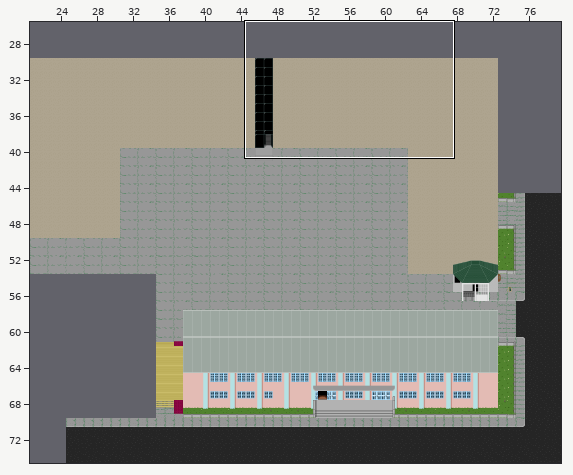
Level history. Tiled map (JSON): zw-map/maps/outside.json. Above, an overview of the earlier version with the close-up marked.
Close-up. The starting point:
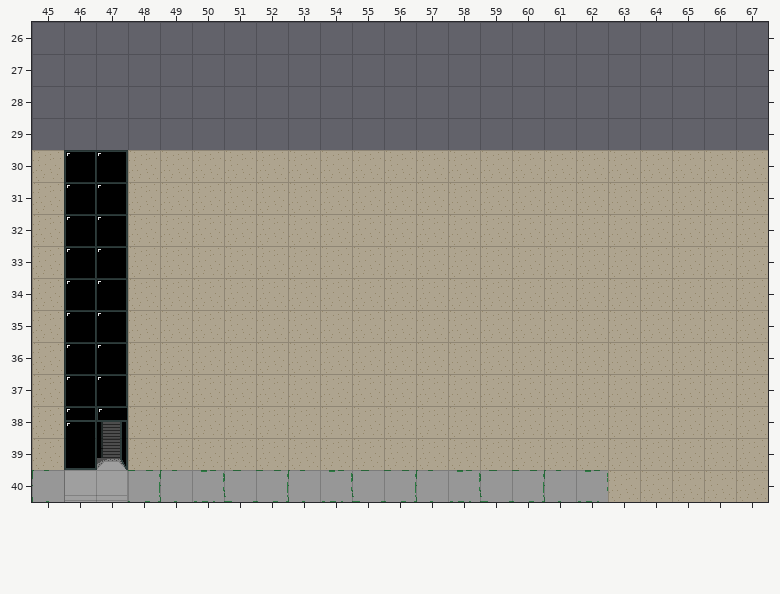
Cells are 32x32 px. Shown: x 45..67, y 26..40. The commit also changed other parts of the map, which this record leaves out.
Once edited:
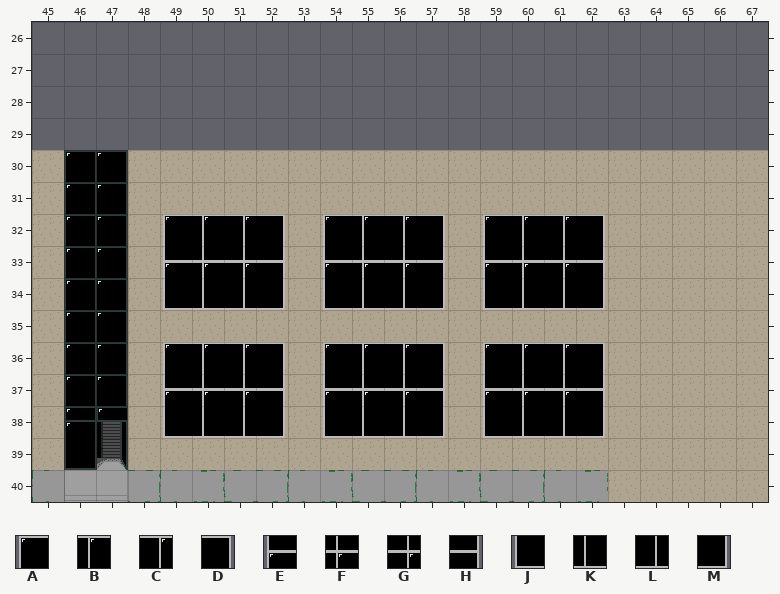
Key: from "outside": A 427, B 428, C 429, D 430, E 459, F 460, G 461, H 462, J 491, K 492, L 493, M 494.
_ is an empty cell.
Changes in this commit:
Changed rows in their new state; . is an unchanged cell.
Layer "Kachelebene 10":
first column x 49:
32 ABCD.ABCD.ABCD
33 EFGH.EFGH.EFGH
34 JKLM.JKLM.JKLM
36 ABCD.ABCD.ABCD
37 EFGH.EFGH.EFGH
38 JKLM.JKLM.JKLM
Boxes around the changes in both close-ups, in picture pixels (x1, y1, x2, y2):
added: (163, 214, 285, 310)
added: (323, 214, 445, 310)
added: (483, 214, 605, 310)
added: (163, 342, 285, 438)
added: (323, 342, 445, 438)
added: (483, 342, 605, 438)
